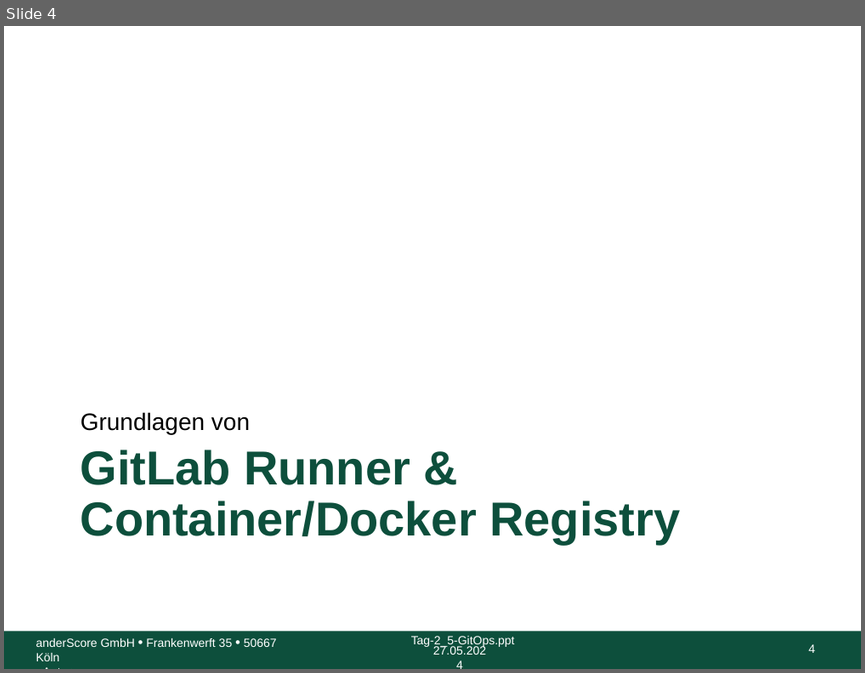
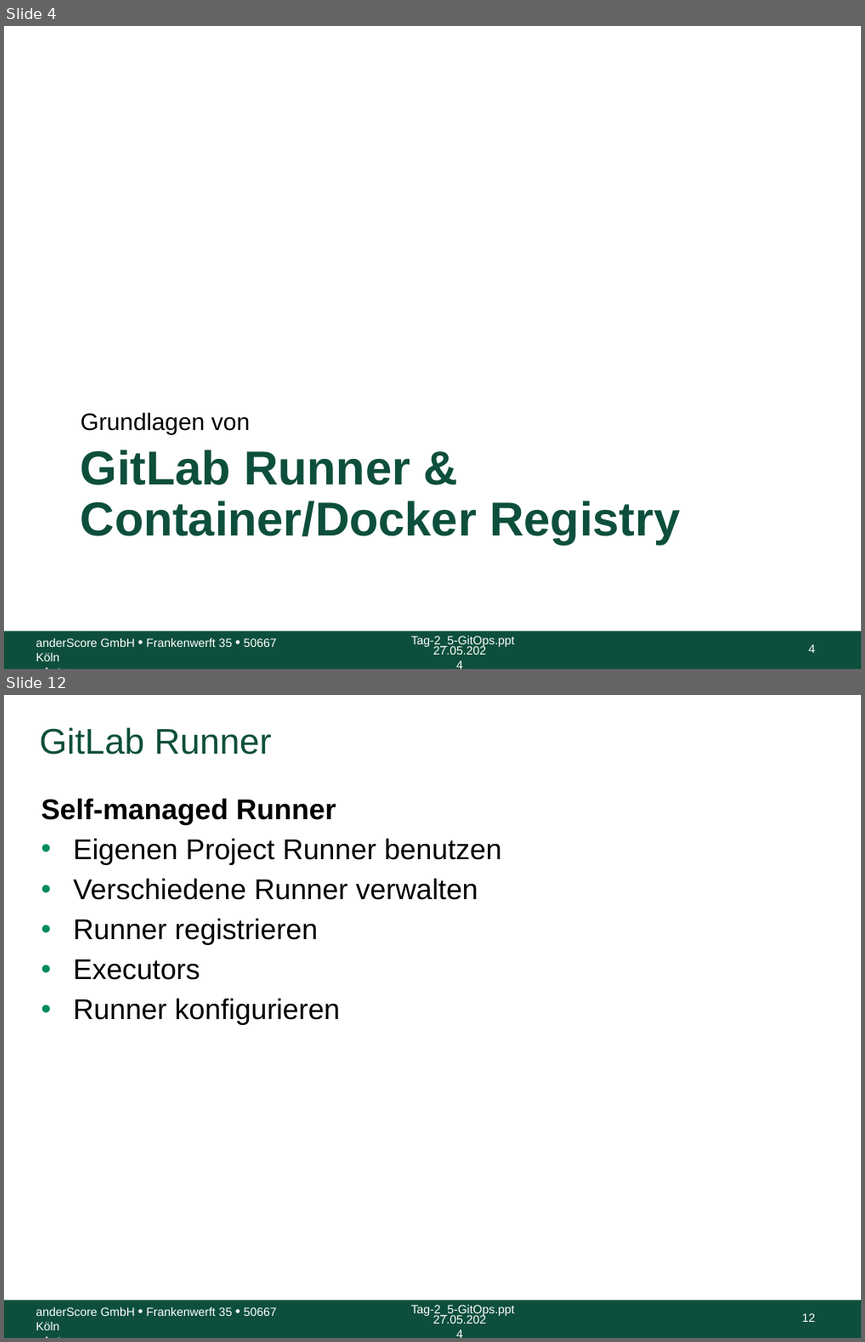
Before and after one commit to anderscore-gmbh/gitlab, a slide deck: slides/Tag-3_2-GitLab-Runner-Container-Registry.pptx. Shown one above the other, each under a label of ours: slide 4 before the commit, slides 4 and 12 after it; the slides between them are not shown. The pictures are 865x673 and 865x1342 pixels, drawn with LibreOffice and Linux fonts; fonts in the diff are those of the drawing; background and template pictures are left out. Boxes give left, top, right and bottom in pixels: in the first picture for what was removed or moved away, otherwise in the second. Text is boxed around its words. In the diff, an @@ line names an element or a change of style, - is before the commit and + after.

```diff
--- a/slides/Tag-3_2-GitLab-Runner-Container-Registry.pptx
+++ b/slides/Tag-3_2-GitLab-Runner-Container-Registry.pptx
@@ slide 12 added at (4,695,861,1338), background #FFFFFF; not listed: 5 template elements that a slide beside it also shows @@
@@ title added at (40,727,272,755), 30 pt, text #0D4F3C @@
+GitLab Runner
@@ text added at (41,798,501,1025), 24 pt, text #000000 @@
+Self-managed Runner
+• Eigenen Project Runner benutzen
+• Verschiedene Runner verwalten
+• Runner registrieren
+• Executors
+• Runner konfigurieren
```
Also in this commit, not shown: 1 slide changed, 13 other slides added, 1 slide removed, 10 other files.
